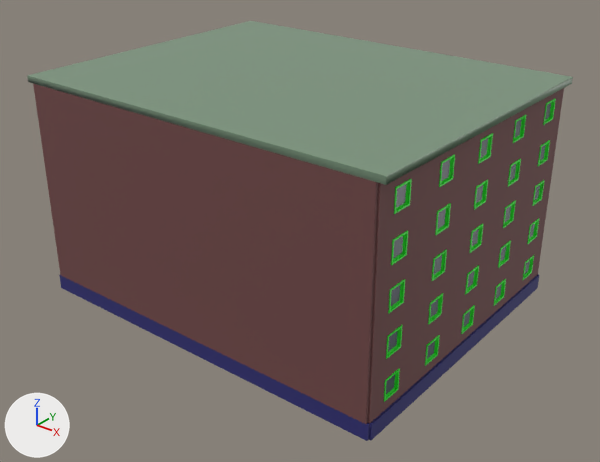
Before and after pictures for a commit that changed the FBX model OSB3D/Assets/Prefabs/Import/Buildings/BR20_F05_03.fbx.
Camera for both pictures: a camera (50 mm lens) standing at (-9.6, -25.4, 27.7) and looking at (-39.2, 11.6, 4.8). The lights are fixed; the arrows at lower left show +X, +Y and +Z. Where no turn or scale is listed for an object, it has been applied to the vertices.

The scene before the commit, as lines of its bpy script (objects in view):
```python
mat_plinth_004 = principled_material('Plinth.004')
mat_plinth_004.base_color = (0.0266, 0.0244, 0.168)  # dark blue #2d2b72
mat_plinth_004.roughness = 0.701
me_cube_061 = bpy.data.meshes.new('Cube.061')
me_cube_061.from_pydata(...)  # 1252 vertices, 1001 faces; spans x -12.8..12.8, y -10.0..10.0, z -7.5..6.9
# faces by material slot: [41, 30, 21, 784, 6, 49, 70]
me_cube_061.materials.append(mat_facade_004)  # brown #724848
me_cube_061.materials.append(mat_plinth_004)  # dark blue #2d2b72
me_cube_061.materials.append(mat_door_004)  # orange #e76a46
me_cube_061.materials.append(mat_windowframe_004)  # green #15e71b
me_cube_061.materials.append(mat_roof_004)  # green #7b957c
me_cube_061.materials.append(mat_windowglass_004)  # dark blue #3e3b58
me_cube_061.materials.append(mat_doorknob_004)  # yellow #e7b43d
ob_br20_f05_03 = bpy.data.objects.new('BR20_F05_03', me_cube_061)
ob_br20_f05_03.location = (-40.0, 12.5, 7.5)
```
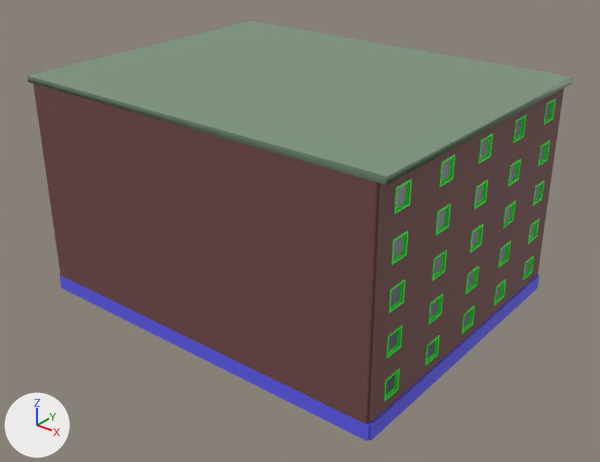
Where the newer file only moved an object's origin or applied its transform, the numbers keep the older frame.

What differs and where, as boxes (x1, y1, x2, y2) in the pictures (600 x 462 px):
'BR20_F05_03', recoloured
    both: (59, 271, 539, 441)

Diff of the bpy script that builds the scene:
```diff
--- a/OSB3D/Assets/Prefabs/Import/Buildings/BR20_F05_03.fbx.py
+++ b/OSB3D/Assets/Prefabs/Import/Buildings/BR20_F05_03.fbx.py
@@ mat_plinth_004 @@
 mat_plinth_004 = principled_material('Plinth.004')
-mat_plinth_004.base_color = (0.0266, 0.0244, 0.168)  # dark blue #2d2b72
+mat_plinth_004.base_color = (0.117, 0.106, 0.883)  # blue #605cf1
 mat_plinth_004.roughness = 0.701
```
